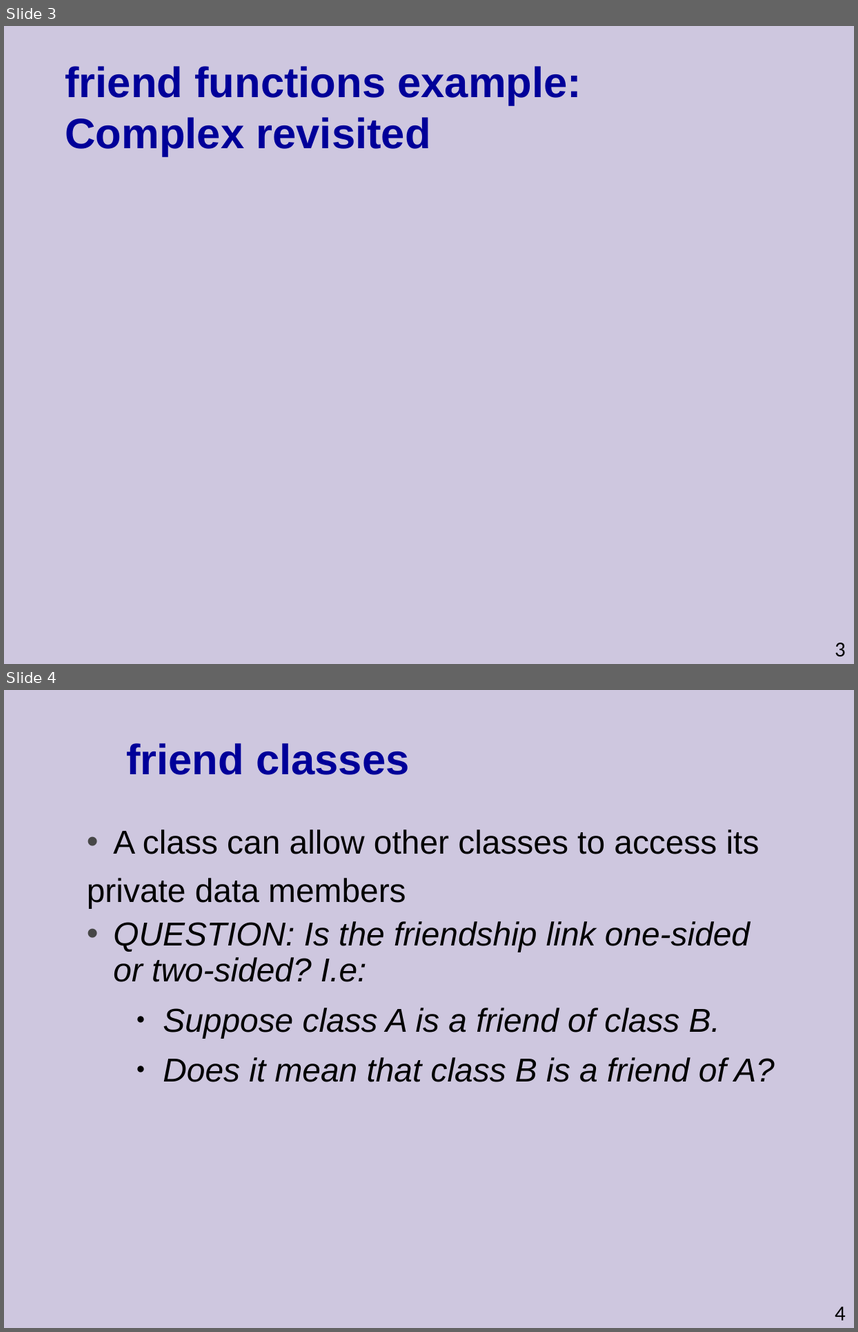
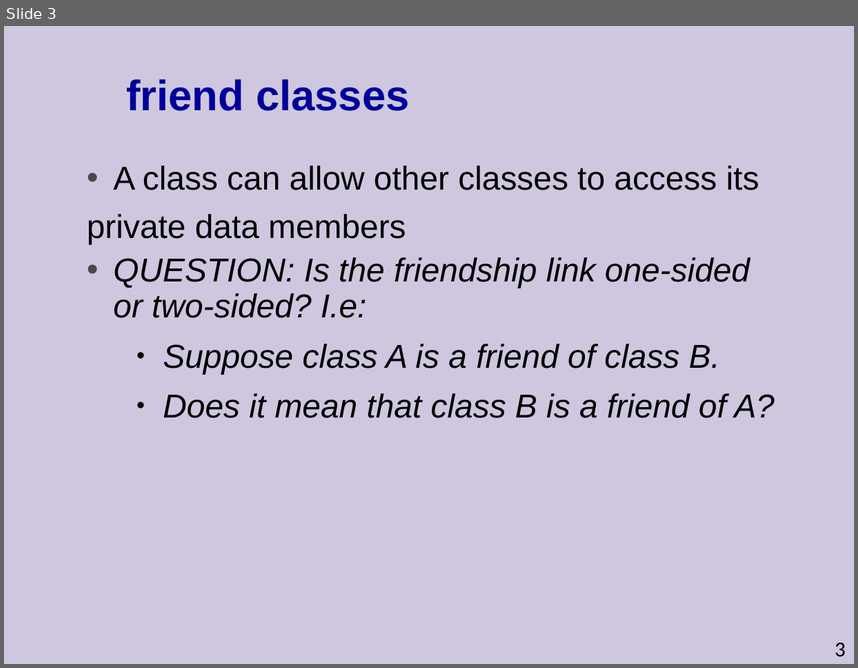
Before and after one commit to cpp-at-ariel/cpp-5779, a slide deck: 04-operator-overloading/slides-friend.odp. Shown one above the other, each under a label of ours: slides 3 and 4 before the commit, slide 3 after it. The pictures are 858x1332 and 858x668 pixels, drawn with LibreOffice and Linux fonts; fonts in the diff are those of the drawing. Boxes give left, top, right and bottom in pixels: in the first picture for what was removed or moved away, otherwise in the second. Text is boxed around its words. In the diff, an @@ line names an element or a change of style, - is before the commit and + after.

```diff
--- a/04-operator-overloading/slides-friend.odp
+++ b/04-operator-overloading/slides-friend.odp
@@ slide 3 removed at (4, 26, 854, 664), background #CEC7DF @@
@@ title removed at (65, 66, 582, 156) @@
-friend functions example:
-Complex revisited
@@ page number removed at (835, 642, 846, 657) @@
-3
@@ what was slide 4 is now slide 3 @@
@@ page number at (835, 642, 846, 657): text changed @@
-4
+3
```
Also in this commit, not shown: 2 slides changed, 3 other files.
